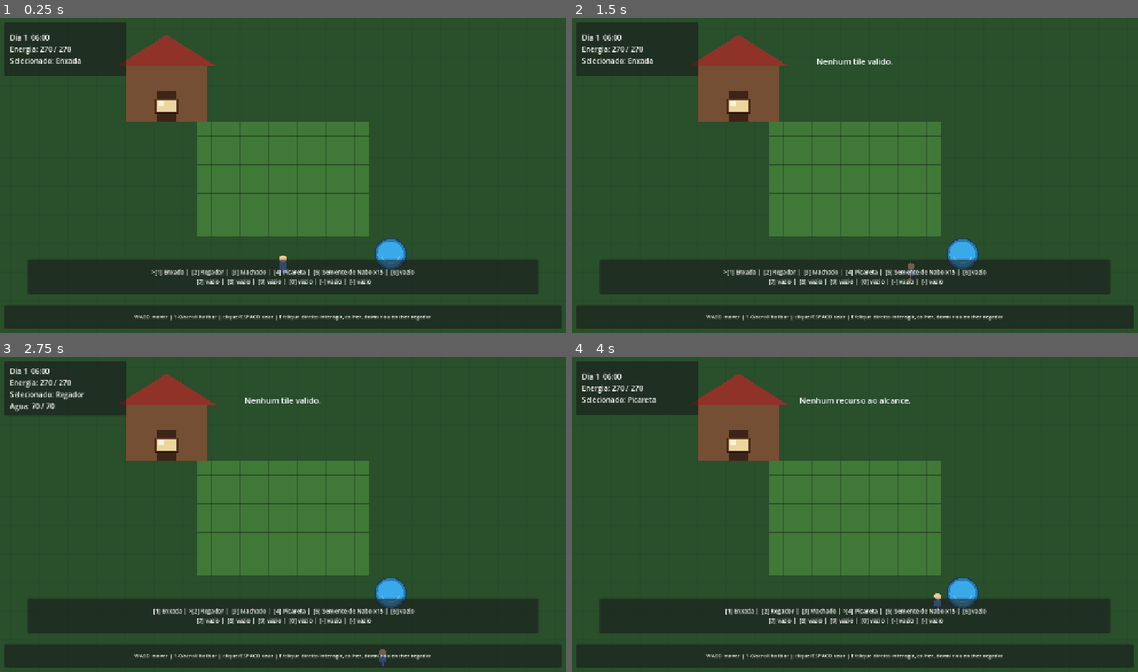
Above: before the commit, frames 1-4 (two rows, left to right).
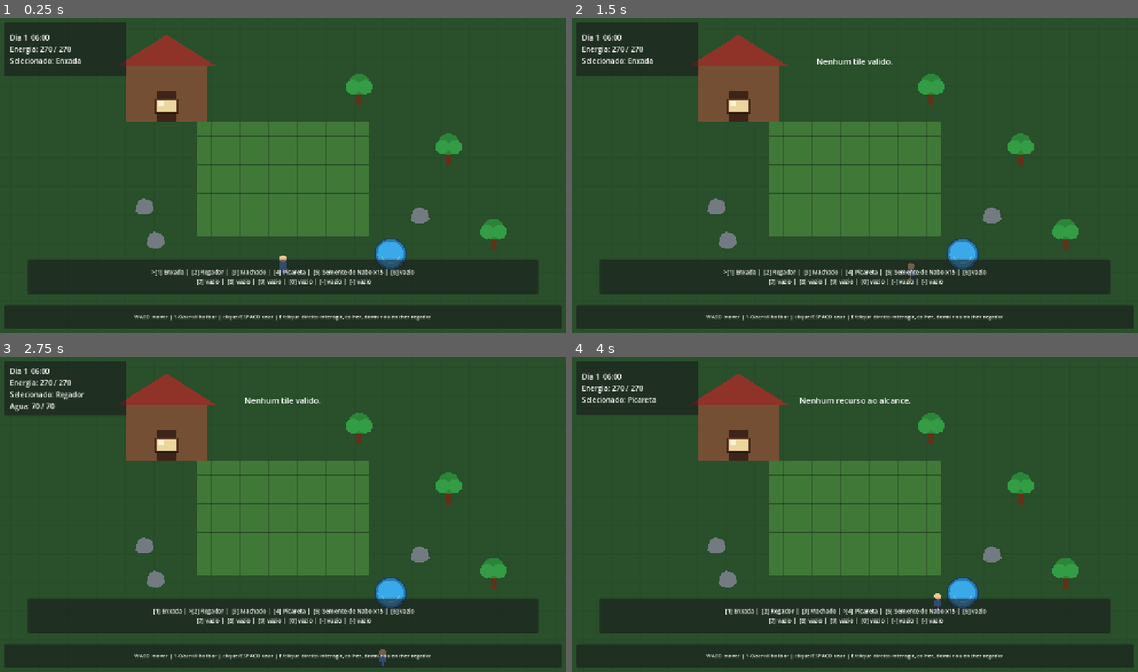
Above: after the commit, the same moments.

Repository: HelioConde/GameSlime
Game: Godot game, scene res://scenes/world/main.tscn
Same seed, same stepped clock (60 frames per second), same inputs: the game is played once before the commit and once after it.
Inputs (mouse positions are in pixels of both pictures, inside the frame that each line leads up to):
- Up to frame 1 (0.25 s): no input
- Up to frame 2 (1.5 s): tap Enter at 0.5 s; move the mouse to (979, 159) at 0.52 s; hold D 0.53-1.28 s; tap E at 0.6 s; click (979, 159) at 0.67 s; tap Space at 0.77 s; move the mouse to (741, 191) at 1.27 s; hold S from 1.28 s (still down); tap 1 at 1.35 s
- Up to frame 3 (2.75 s): tap Space at 1.52 s; move the mouse to (339, 445) at 2.02 s; release S at 2.03 s; hold D from 2.03 s (still down); tap 2 at 2.1 s
- Up to frame 4 (4 s): tap Space at 2.75, 3.02, 3.77 s; move the mouse to (826, 577) at 2.77 s; release D at 2.78 s; hold W 2.78-3.53 s; tap 3 at 2.85 s; click (826, 577) at 2.92 s; tap Enter at 3.5 s; move the mouse to (1024, 561) at 3.52 s; hold A from 3.53 s (still down); tap 4 at 3.6 s

The runs differ from the first frame. In frame 1, 1.2% of the frame differs, in the area x 23-90%, y 17-74%; in frame 2, 1.2%; in frame 3, 1.2%; in frame 4, 1.2%.

Commit message:
feat: populate prototype with trees and rocks

Diff:
--- a/scenes/world/main.tscn
+++ b/scenes/world/main.tscn
@@ -6,6 +6,8 @@
 [ext_resource type="PackedScene" path="res://scenes/world/sleep_spot.tscn" id="4_sleep"]
 [ext_resource type="PackedScene" path="res://scenes/ui/game_hud.tscn" id="5_hud"]
 [ext_resource type="PackedScene" path="res://scenes/world/water_source.tscn" id="6_water"]
+[ext_resource type="PackedScene" path="res://scenes/world/tree_resource.tscn" id="7_tree"]
+[ext_resource type="PackedScene" path="res://scenes/world/rock_resource.tscn" id="8_rock"]
 
 [node name="Main" type="Node2D"]
 script = ExtResource("1_world")
@@ -19,6 +21,24 @@
 [node name="WaterSource" parent="." instance=ExtResource("6_water")]
 position = Vector2(880, 536)
 
+[node name="TreeA" parent="." instance=ExtResource("7_tree")]
+position = Vector2(810, 176)
+
+[node name="TreeB" parent="." instance=ExtResource("7_tree")]
+position = Vector2(1010, 310)
+
+[node name="TreeC" parent="." instance=ExtResource("7_tree")]
+position = Vector2(1110, 500)
+
+[node name="RockA" parent="." instance=ExtResource("8_rock")]
+position = Vector2(330, 430)
+
+[node name="RockB" parent="." instance=ExtResource("8_rock")]
+position = Vector2(355, 505)
+
+[node name="RockC" parent="." instance=ExtResource("8_rock")]
+position = Vector2(945, 450)
+
 [node name="Player" parent="." instance=ExtResource("2_player")]
 position = Vector2(640, 560)
 
Not shown: 1 places in scenes/world/main.tscn that only renumber resources
